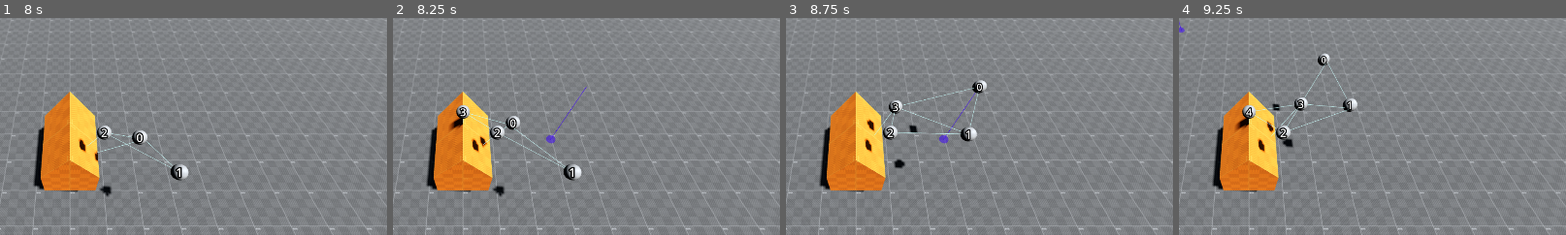
Above: before the commit, frames 1-4 (left to right).
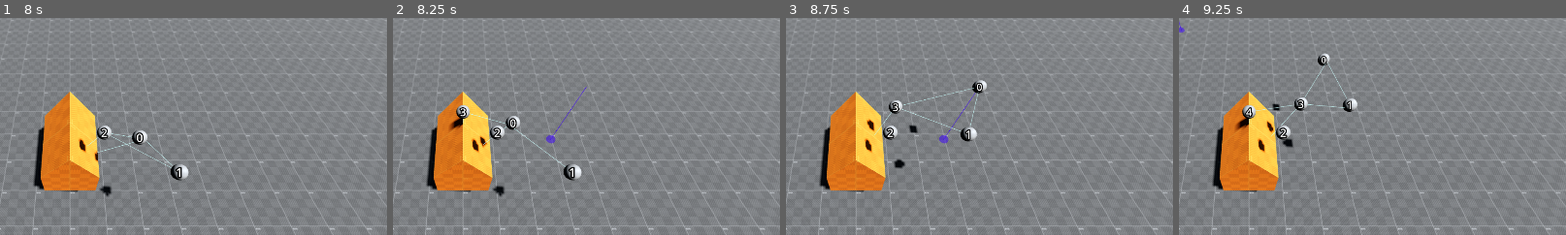
Above: after the commit, the same moments.

Repository: smallcluster/GDST
Game: Godot game, scene res://Sim/3DPlayground.tscn
The game is run twice, just before and just after one commit, with the same random seed, the same clock (stepped at 60 frames per second) and the same inputs.
Inputs (mouse positions are % of the whole screen's width and height, from its top left):
- Up to frame 1 (8 s): click "Kill Inactive" at 0.5 s; click "Kill Protocol" at 1.25 s; click "Kill Inactive" at 2 s; click "Kill Protocol" at 2.75 s; click "Kill Inactive" at 3.5 s; click "Kill Protocol" at 4.25 s; click "Reset" at 5 s; move the mouse to (45, 70) at 5.77 s; hold Shift 5.78-6.53 s; click (45, 70) at 5.92 s; move the mouse to (80, 65) at 6.52 s; tap Shift at 6.6 s; click (80, 65) at 6.67 s; move the mouse to (20, 35) at 7.27 s; hold Shift from 7.28 s (still down); click (20, 35) at 7.42 s
- Up to frame 2 (8.25 s): move the mouse to (55, 50) at 8.02 s; release Shift at 8.03 s; tap Shift at 8.1 s; click (55, 50) at 8.17 s
- Up to frame 3 (8.75 s): no input
- Up to frame 4 (9.25 s): move the mouse to (35, 25) at 8.77 s; hold Shift from 8.78 s (still down); click (35, 25) at 8.92 s
The pictures show only the part of the screen within x 35-85%, y 22-72%; the shares and areas given below are measured in that part.

Frame 1 is identical in both runs. In frame 2, less than 0.1% of the frame differs, in the area x 19-45%, y 44-70%; in frame 3, less than 0.1%; in frame 4, 0.1%, in the area x 19-44%, y 41-52%.

Commit message:
Exclude inactive drone in link drawing

Diff:
--- a/Sim/3DPlayground.tscn
+++ b/Sim/3DPlayground.tscn
@@ -161,7 +161,7 @@
 handle_input_locally = false
 msaa_3d = 2
 screen_space_aa = 1
-size = Vector2i(1678, 1040)
+size = Vector2i(2, 2)
 render_target_update_mode = 4
 script = ExtResource("2_3aya7")
 
--- a/Sim/Scripts/Drone/Drone3D.gd
+++ b/Sim/Scripts/Drone/Drone3D.gd
@@ -103,7 +103,7 @@
 	$Visualization.visible = show_radius and active
 	# Change color
 	if not active:
-		color = Color.DIM_GRAY
+		color = Color.LIGHT_GRAY
 	elif warn:
 		color = Color.RED
 	elif border:
--- a/Sim/Scripts/DroneManager/DroneManager3D.gd
+++ b/Sim/Scripts/DroneManager/DroneManager3D.gd
@@ -117,7 +117,7 @@
 		.min()
 
 	# TODO : CORRECT BUG (2 drones launched) IF MOVEMENT TIME IS TOO LOW !!!!!
-	if drones_near_base.is_empty() or closest_to_base >= 9*D*D:
+	if drones_near_base.is_empty() or closest_to_base > 9*D*D:
 		await _deploy_new_drone().finished
 
 	# move search drone
@@ -162,8 +162,9 @@
 		if not d.drone.state["active"]:
 			continue
 
-		var others : Array = d.get_neighbours()
-		var others_state = others.map(func(x): return x.drone.state).filter(func(x): return _link_filter.call(d.drone.state, x))
+		var others : Array = d.get_neighbours().filter(func(x): return x.drone.state["active"]) \
+		.filter(func(x): return _link_filter.call(d.drone.state, x.drone.state))
+		var others_state = others.map(func(x): return x.drone.state)
 
 		if others_state.is_empty():
 			continue
Not shown: 2 places in Sim/3DPlayground.tscn that only renumber resources
